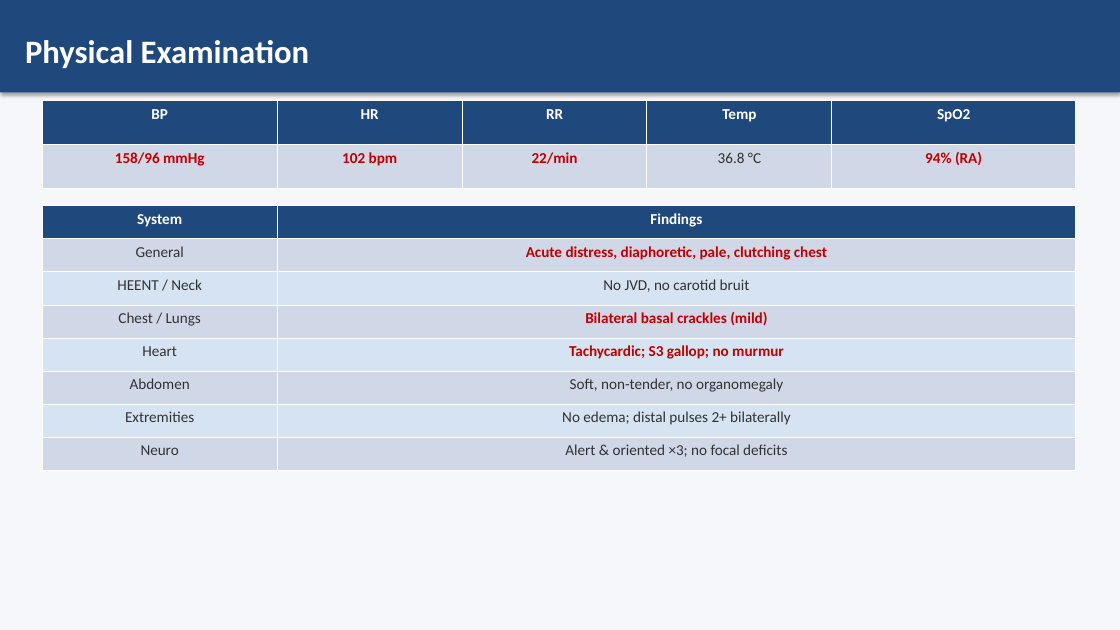
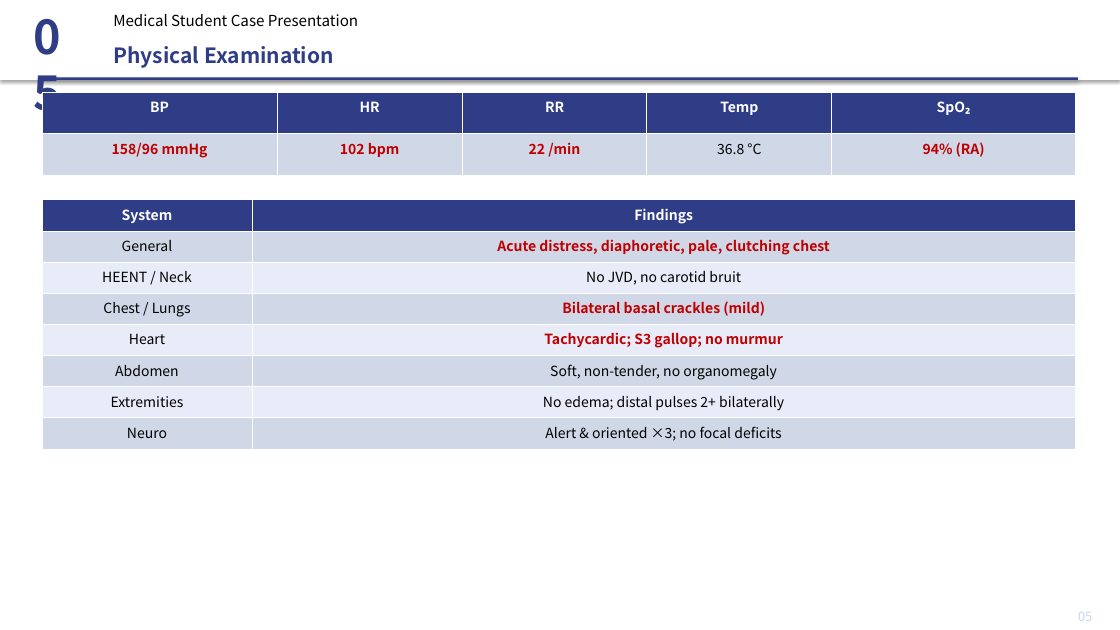
Before and after one commit to p16791918-lab/endo, a slide deck: slide 6 of case_MI.pptx. Drawn at 1120x630 pixels with LibreOffice and Linux fonts; fonts in the diff are those of the drawing. Boxes give left, top, right and bottom in pixels: in the first picture for what was removed or moved away, otherwise in the second. Text is boxed around its words. In the diff, an @@ line names an element or a change of style, - is before the commit and + after.

```diff
--- a/case_MI.pptx
+++ b/case_MI.pptx
@@ rectangle at (0,0,1120,630): fill #F5F7FA to #FFFFFF @@
@@ rectangle added at (0,0,1120,80), fill #FFFFFF @@
@@ text added at (25,4,92,76), 40 pt, text #2E3D86, bold @@
+05
@@ text added at (113,14,358,26), 13 pt, text #000000 @@
+Medical Student Case Presentation
@@ text "Physical Examination": place and size @@
-text "Physical Examination" at (0,0,1120,92)
+text "Physical Examination" at (113,46,334,68)
@@ text "Physical Examination" at (113,46,334,68): size 28 to 18 pt, font Calibri to Noto Sans CJK KR, text colour #FFFFFF to #2E3D86; vertical alignment middle to top; fill #1F497D to none; shadow off @@
@@ rectangle added at (42,77,1078,80), fill #2E3D86 @@
@@ table at (42,92,1075,176) @@
-row 1, column 5: SpO2
+row 1, column 5: SpO₂
-row 2, column 3: 22/min
+row 2, column 3: 22 /min
@@ fill #1F497D to #2E3D86 in row 1 @@
@@ size 13 to 12 pt, font Calibri to Noto Sans CJK KR in "BP", "HR", "RR", "Temp" and 4 more places @@
@@ text colour #323232 to #000000 in "36.8 °C" @@
@@ table: place and size @@
-table at (42,101,1075,189)
+table at (42,92,1075,176)
@@ table at (42,200,1075,450) @@
@@ fill #1F497D to #2E3D86 in row 1 @@
@@ fill #D6E3F3 to #E8EBF8 in 6 cells @@
@@ size 13 to 12 pt, font Calibri to Noto Sans CJK KR @@
@@ text colour #323232 to #000000 in "General", "HEENT / Neck", "No JVD, no carotid bruit", "Chest / Lungs" and 7 more places @@
@@ table: place and size @@
-table at (42,206,1075,471)
+table at (42,200,1075,450)
@@ text added at (1078,612,1092,621), 11 pt, text #CCD2F0 @@
+05
```
Also in this commit, not shown: 11 other slides changed, 1 other file.
